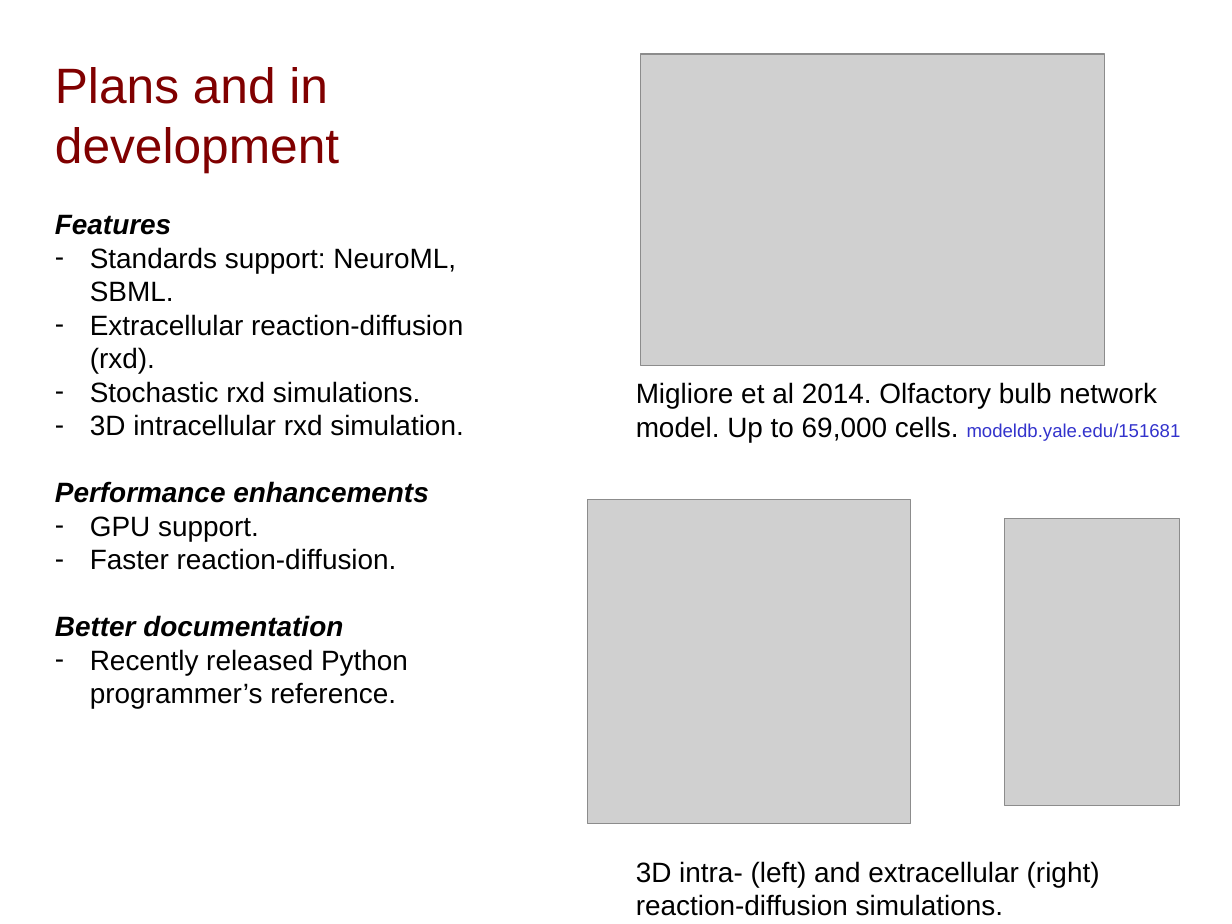
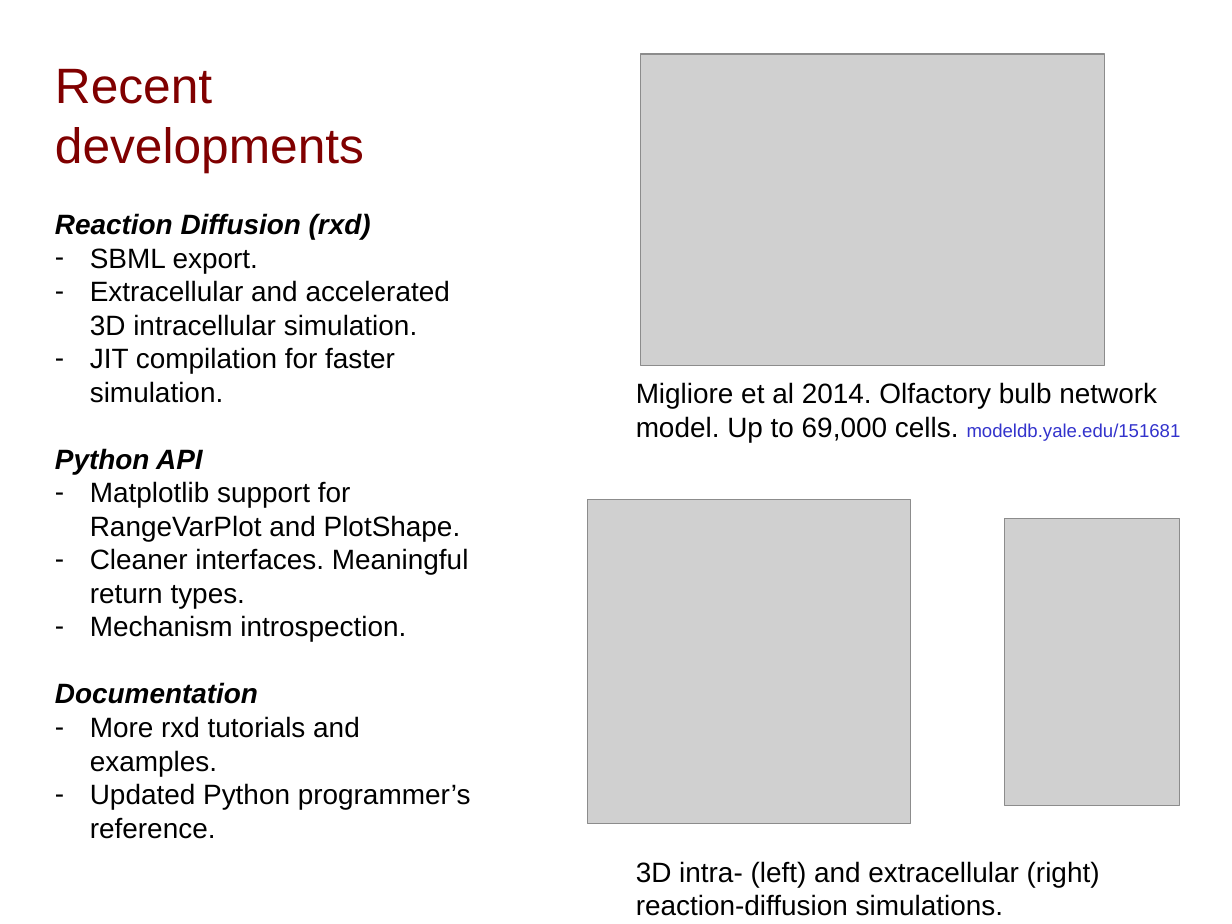
Before and after one commit to NeuralEnsemble/NeuroinformaticsTutorial, a slide deck: slide 3 of Part_1_Resources_for_computational_modellers/4_Simulation_environments/1_NEURON.pptx. Drawn at 1232x924 pixels with LibreOffice and Linux fonts; fonts in the diff are those of the drawing; grey boxes stand for pictures. Boxes give left, top, right and bottom in pixels: in the first picture for what was removed or moved away, otherwise in the second. Text is boxed around its words. In the diff, an @@ line names an element or a change of style, - is before the commit and + after.

```diff
--- a/Part_1_Resources_for_computational_modellers/4_Simulation_environments/1_NEURON.pptx
+++ b/Part_1_Resources_for_computational_modellers/4_Simulation_environments/1_NEURON.pptx
@@ text at [55,68,471,839]: text changed @@
-Plans and in development
-Features
-– Standards support: NeuroML, SBML.
-– Extracellular reaction-diffusion (rxd).
-– Stochastic rxd simulations.
-– 3D intracellular rxd simulation.
-Performance enhancements
-– GPU support.
-– Faster reaction-diffusion.
-Better documentation
-– Recently released Python programmer’s reference.
+Recent developments
+Reaction Diffusion (rxd)
+– SBML export.
+– Extracellular and accelerated 3D intracellular simulation.
+– JIT compilation for faster simulation.
+Python API
+– Matplotlib support for RangeVarPlot and PlotShape.
+– Cleaner interfaces. Meaningful return types.
+– Mechanism introspection.
+Documentation
+– More rxd tutorials and examples.
+– Updated Python programmer’s reference.
```
Also in this commit, not shown: 1 other slide changed.
